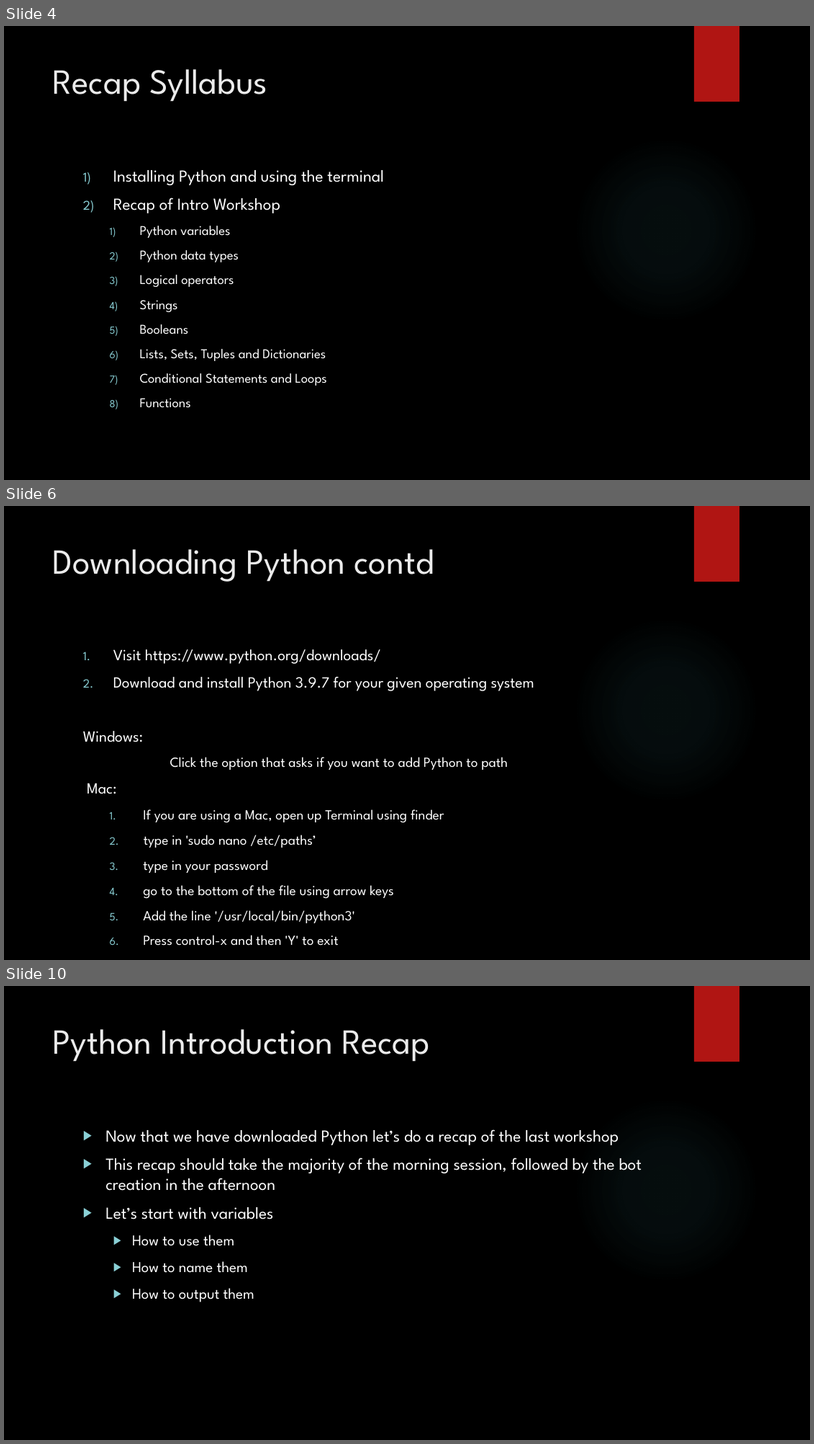
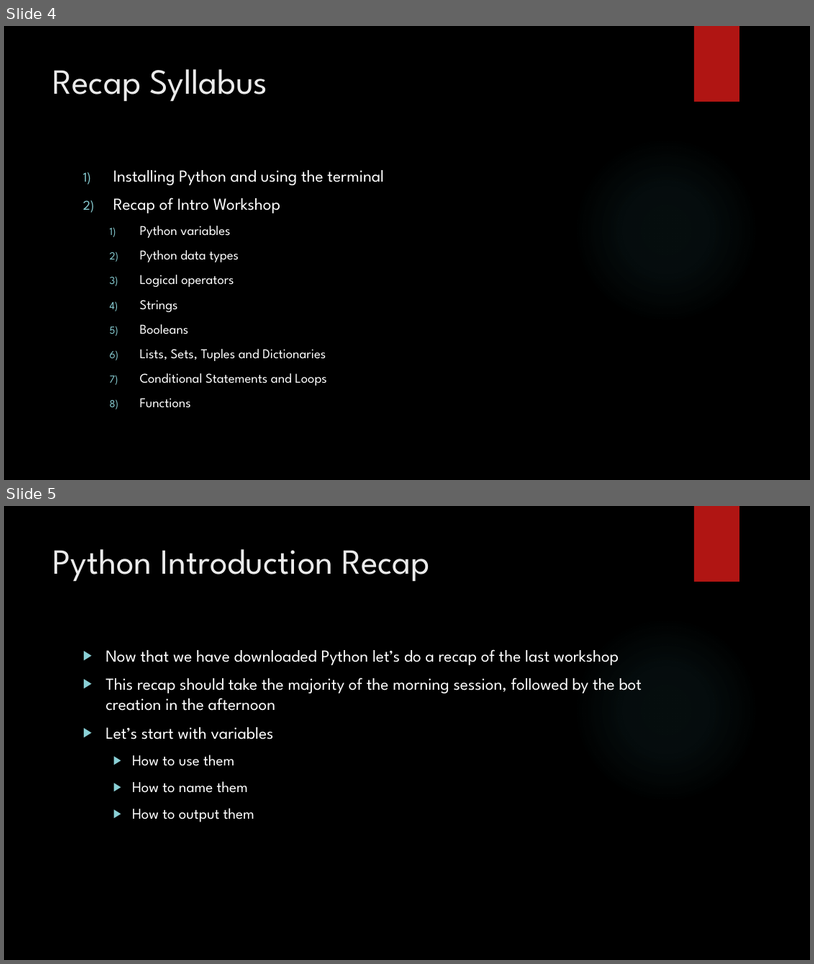
Before and after one commit to siddbose97/Telegram_Workshop, a slide deck: Second Python Course.pptx. Shown one above the other, each under a label of ours: slides 4, 6 and 10 before the commit, slides 4 and 5 after it; the slides between them are not shown. The pictures are 814x1444 and 814x964 pixels, drawn with LibreOffice and Linux fonts; fonts in the diff are those of the drawing; background and template pictures are left out. Boxes give left, top, right and bottom in pixels: in the first picture for what was removed or moved away, otherwise in the second. Text is boxed around its words. In the diff, an @@ line names an element or a change of style, - is before the commit and + after.

```diff
--- a/Second Python Course.pptx
+++ b/Second Python Course.pptx
@@ slide 6 removed at bbox=[4, 506, 810, 960], background picture (left out); not listed: 2 template elements that a slide beside it also shows @@
@@ title removed at bbox=[53, 549, 435, 582] @@
-Downloading Python contd
@@ text removed at bbox=[83, 649, 535, 945] @@
-1. Visit https://www.python.org/downloads/
-2. Download and install Python 3.9.7 for your given operating system
-Windows:
-  Click the option that asks if you want to add Python to path
-Mac:
-  1. If you are using a Mac, open up Terminal using finder
-  2. type in 'sudo nano /etc/paths’
-  3. type in your password
-  4. go to the bottom of the file using arrow keys
-  5. Add the line '/usr/local/bin/python3'
-  6. Press control-x and then 'Y' to exit
@@ what was slide 10 is now slide 5 @@
```
Also in this commit, not shown: 30 slides changed, 1 slide added, 7 other slides removed, 3 other files.
